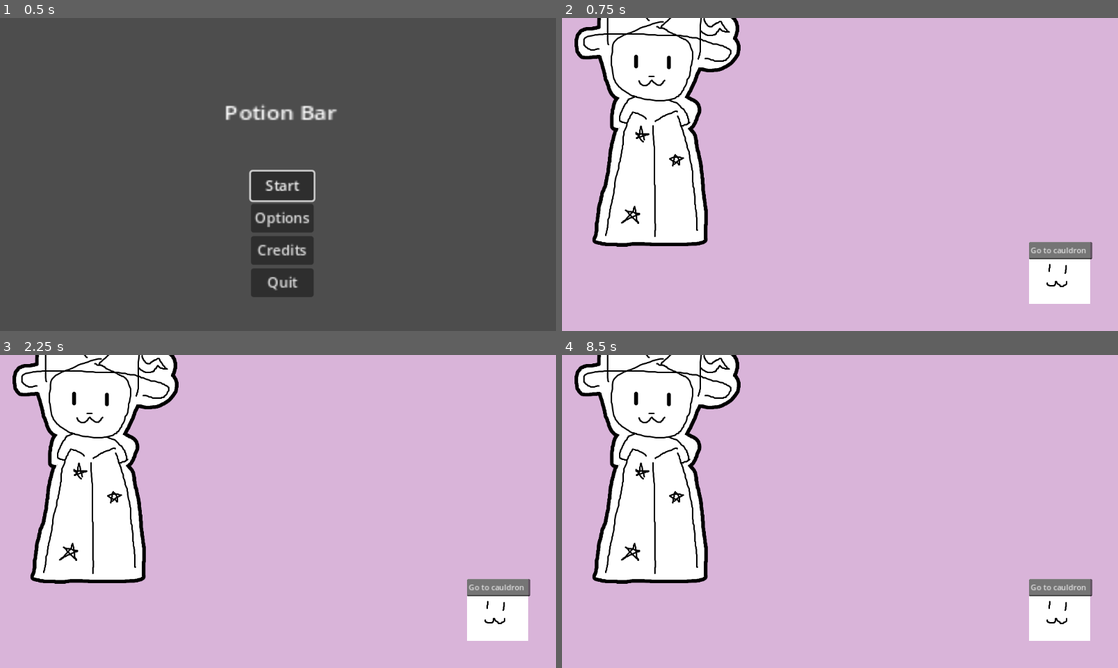
Above: before the commit, frames 1-4 (two rows, left to right).
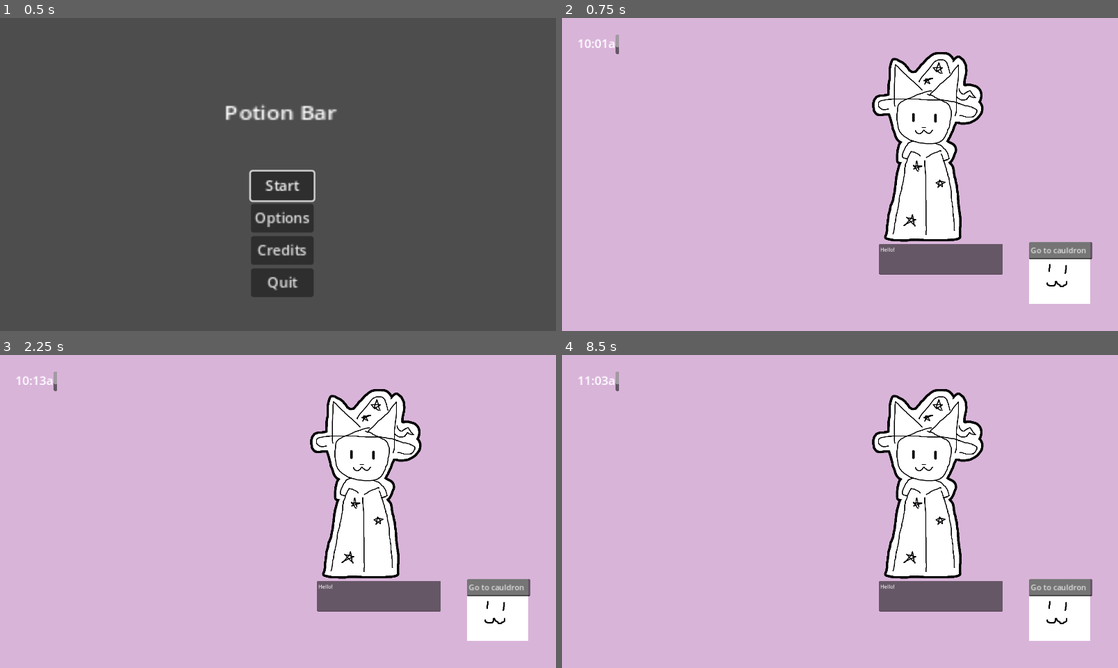
Above: after the commit, the same moments.

Repository: emeryplyler/potionbar
Game: Godot game, scene res://scenes/menu.tscn
The game is run twice, just before and just after one commit, with the same random seed, the same clock (stepped at 60 frames per second) and the same inputs.
Inputs (mouse positions are in pixels of both pictures, inside the frame that each line leads up to):
- Up to frame 1 (0.5 s): no input
- Up to frame 2 (0.75 s): click "Start" at 0.5 s
- Up to frame 3 (2.25 s): click (500, 608) at 1.25 s; click (500, 608) at 2 s
- Up to frame 4 (8.5 s): click (1062, 608) at 2.75 s; click (1062, 608) at 3.5 s; click (1062, 608) at 4.25 s; click (1062, 608) at 5 s; tap Enter at 5.75 s; move the mouse to (962, 495) at 5.77 s; click (962, 495) at 5.92 s; move the mouse to (728, 527) at 6.52 s; click (728, 527) at 6.67 s; move the mouse to (895, 442) at 7.27 s; click (895, 442) at 7.42 s; tap Space at 8 s; move the mouse to (812, 574) at 8.02 s; click (812, 574) at 8.17 s

Frame 1 is identical in both runs. In frame 2, 24% of the frame differs, in the area x 2-80%, y 0-82%; in frame 3, 24%; in frame 4, 24%.

Commit message:
made customer spawn at ordering area, added greeting text

Diff:
--- a/scenes/BarScene.gd
+++ b/scenes/BarScene.gd
@@ -10,6 +10,7 @@
 func _ready():
 	#instantiates obj, can be made into method
 	var instance = myNode.instantiate()
+	instance.position = get_node("Customers/Ordering").position
 	add_child(instance)
 
 	num_customers = 0
--- a/scenes/Customer.gd
+++ b/scenes/Customer.gd
@@ -10,7 +10,7 @@
 func _process(delta):
 	pass
 
-
+#customer now can be clicked
 func _input(event):
 	if event is InputEventMouseButton and event.pressed and event.button_index == MOUSE_BUTTON_LEFT:
 		if get_rect().has_point(to_local(event.position)):
--- a/scenes/temp_customer.tscn
+++ b/scenes/temp_customer.tscn
@@ -6,6 +6,14 @@
 [node name="TempCustomer" type="Node2D"]
 
 [node name="Customer" type="Sprite2D" parent="."]
-position = Vector2(198, 179)
+position = Vector2(-59, -97.3994)
+scale = Vector2(0.670391, 0.670391)
 texture = ExtResource("1_1ffmq")
 script = ExtResource("2_1gdym")
+
+[node name="TextEdit" type="TextEdit" parent="Customer"]
+offset_left = -151.0
+offset_top = 302.0
+offset_right = 232.0
+offset_bottom = 396.0
+text = "Hello!"
